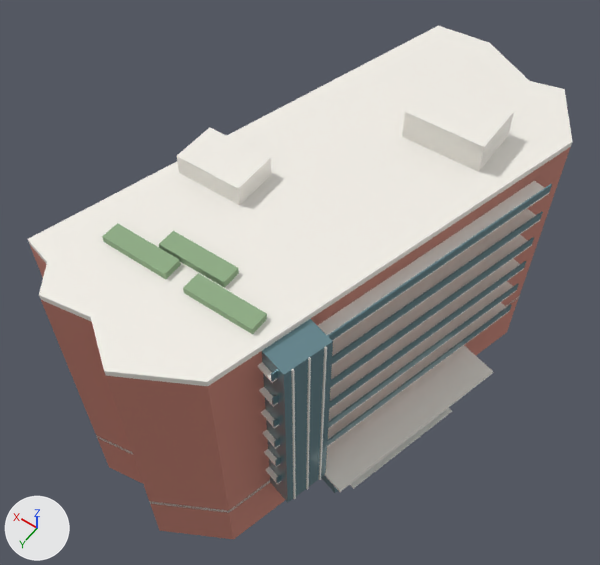
A saved change to the Blender file assets/models/mong.blend.
The view is the same before and after, from a 50 mm lens placed at (-25.1, 38.9, 73.0), pointed at (1.4, 1.8, 14.7). Lighting does not change. The marker at lower left points along +X, +Y and +Z. The first picture is the older version.

Names of what the first picture shows: 'MMW_balcony_1', 'MMW_balcony_2', 'MMW_balcony_3', 'MMW_balcony_4', 'MMW_balcony_5', 'MMW_canopy', 'MMW_core', 'MMW_pavilion', 'MMW_planter_0', 'MMW_planter_1', 'MMW_planter_2', 'MMW_podium', 'MMW_roof', 'MMW_roof_plant', 'MMW_tower' and 13 more.
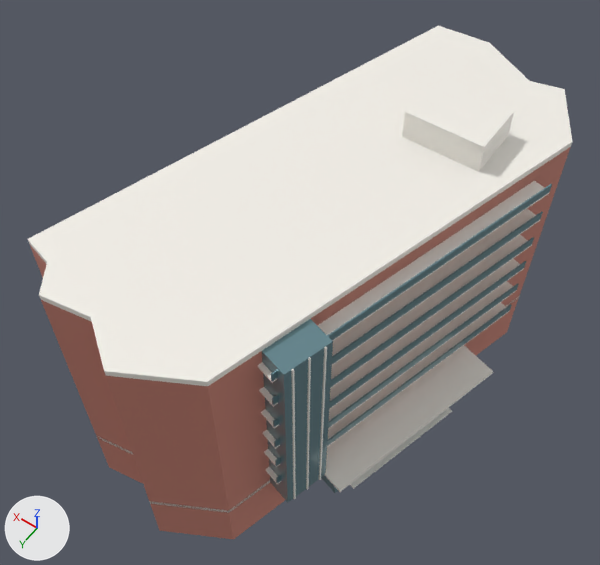
The change, as JSON lines over the scene's bpy script:
```json
{"op": "remove", "block": "ob_mmw_planter_0", "code": ["ob_mmw_planter_0 = bpy.data.objects.new('MMW_planter_0', me_cube_016)", "ob_mmw_planter_0.location = (-1.17, 14.25, 27.35)", "ob_mmw_planter_0.scale = (6.0, 1.6, 0.6)"]}
{"op": "remove", "block": "ob_mmw_planter_1", "code": ["ob_mmw_planter_1 = bpy.data.objects.new('MMW_planter_1', me_cube_017)", "ob_mmw_planter_1.location = (2.83, 12.25, 27.35)", "ob_mmw_planter_1.scale = (6.0, 1.6, 0.6)"]}
{"op": "remove", "block": "ob_mmw_planter_2", "code": ["ob_mmw_planter_2 = bpy.data.objects.new('MMW_planter_2', me_cube_018)", "ob_mmw_planter_2.location = (6.64, 14.07, 27.35)", "ob_mmw_planter_2.scale = (6.0, 1.6, 0.6)"]}
{"op": "remove", "block": "ob_mmw_roof_plant", "code": ["ob_mmw_roof_plant = bpy.data.objects.new('MMW_roof_plant', me_cube_020)", "ob_mmw_roof_plant.location = (6.83, 4.25, 27.95)", "ob_mmw_roof_plant.scale = (6.0, 4.0, 1.8)"]}
```

Where the change shows, as pixel boxes [x1, y1, x2, y2] in the pictures (600 x 565 px):
```json
{"object": "MMW_roof_plant", "change": "deleted", "before": [177, 127, 271, 205]}
{"object": "MMW_planter_0", "change": "deleted", "before": [183, 273, 267, 335]}
{"object": "MMW_planter_1", "change": "deleted", "before": [159, 231, 239, 288]}
{"object": "MMW_planter_2", "change": "deleted", "before": [102, 223, 181, 279]}
```
